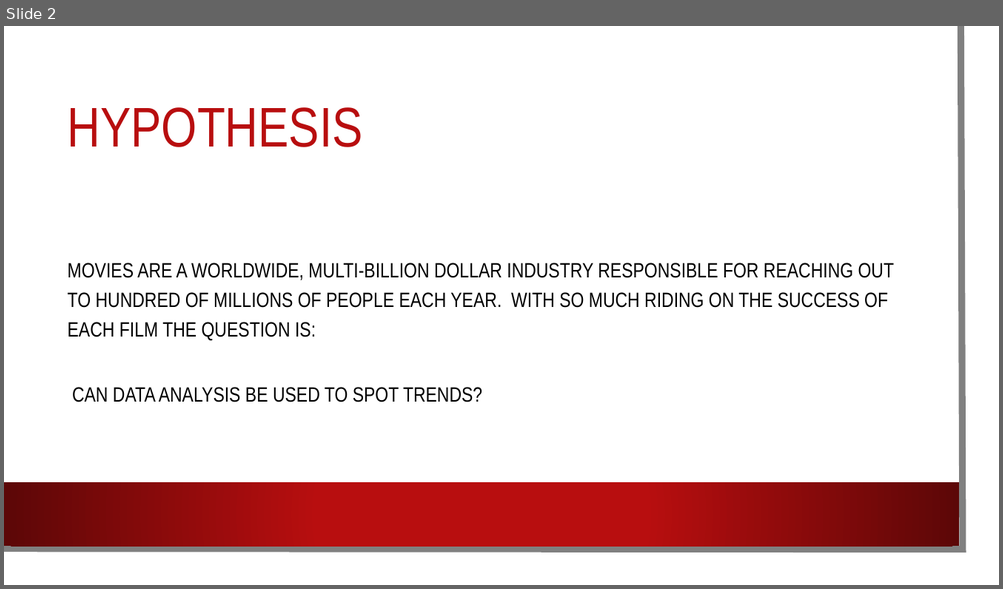
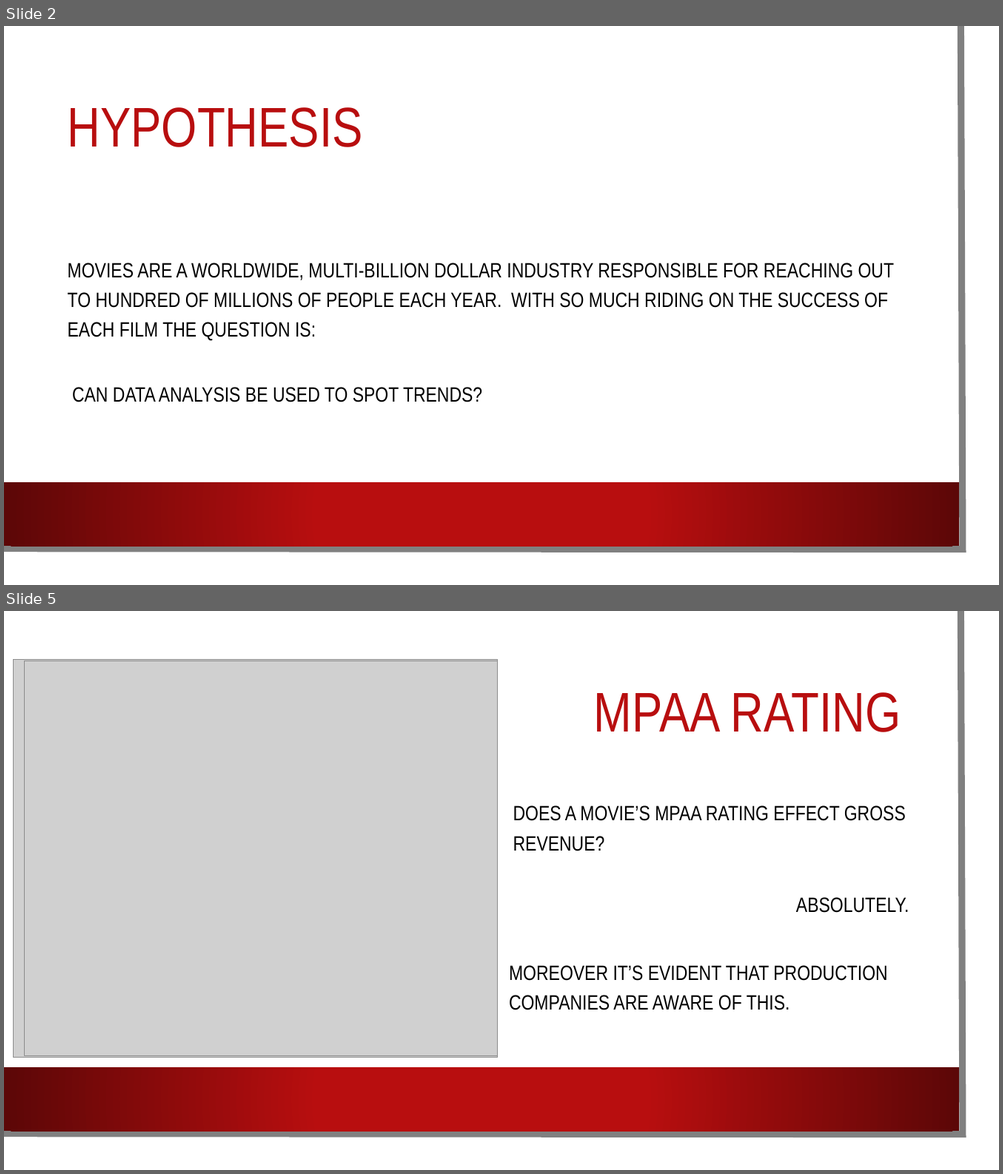
Before and after one commit to mlubin2/Movie_Project, a slide deck: Movie PP.pptx. Shown one above the other, each under a label of ours: slide 2 before the commit, slides 2 and 5 after it; the slides between them are not shown. The pictures are 1003x589 and 1003x1174 pixels, drawn with LibreOffice and Linux fonts; fonts in the diff are those of the drawing; grey boxes stand for pictures; background and template pictures are left out. Boxes give left, top, right and bottom in pixels: in the first picture for what was removed or moved away, otherwise in the second. Text is boxed around its words. In the diff, an @@ line names an element or a change of style, - is before the commit and + after.

```diff
--- a/Movie PP.pptx
+++ b/Movie PP.pptx
@@ slide 5 added at (4,611,999,1170), background picture (left out); not listed: 3 template elements that a slide beside it also shows @@
@@ picture added at (14,660,497,1058) @@
@@ picture added at (25,661,497,1056) @@
@@ title added at (594,692,900,732), 54 pt, text #B80E0F @@
+MPAA RATING
@@ text added at (513,806,905,851), 20 pt, text #000000 @@
+DOES A MOVIE’S MPAA RATING EFFECT GROSS REVENUE?
@@ text added at (796,897,908,913), 20 pt, text #000000 @@
+ABSOLUTELY.
@@ text added at (509,965,887,1011), 20 pt, text #000000 @@
+MOREOVER IT’S EVIDENT THAT PRODUCTION COMPANIES ARE AWARE OF THIS.
```
Also in this commit, not shown: 5 slides changed, 2 other slides added, 1 slide removed.
